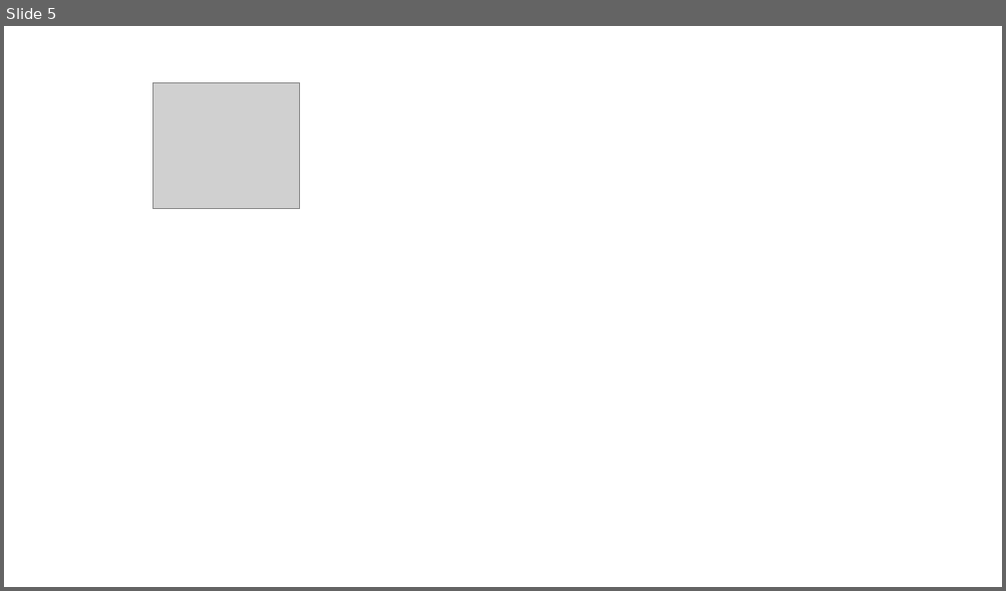
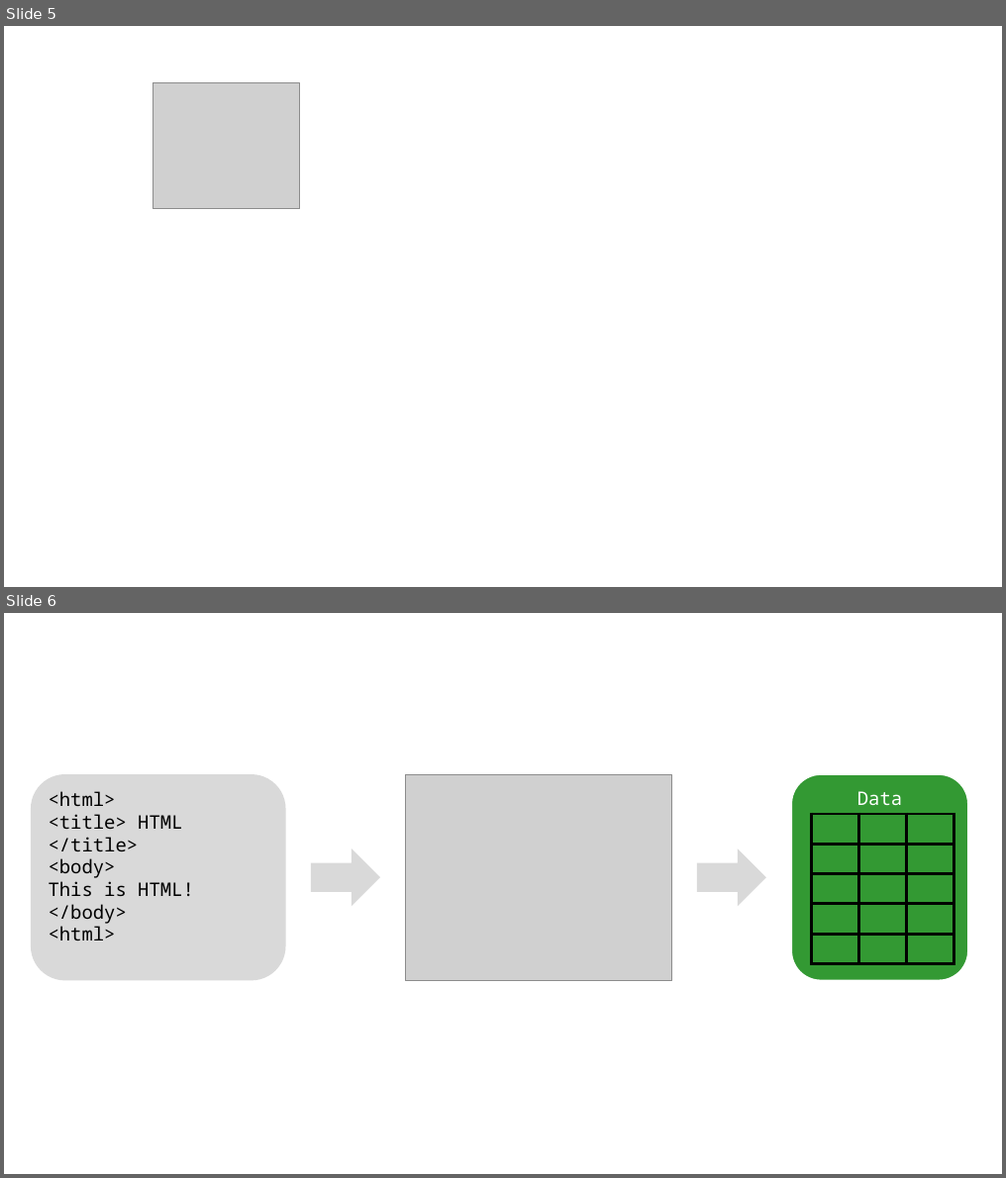
Before and after one commit to m-g-h/scrapurrr, a slide deck: vignettes/figures.pptx. Shown one above the other, each under a label of ours: slide 5 before the commit, slides 5 and 6 after it. The pictures are 1006x591 and 1006x1178 pixels, drawn with LibreOffice and Linux fonts; fonts in the diff are those of the drawing; grey boxes stand for pictures. Boxes give left, top, right and bottom in pixels: in the first picture for what was removed or moved away, otherwise in the second. Text is boxed around its words. In the diff, an @@ line names an element or a change of style, - is before the commit and + after.

```diff
--- a/vignettes/figures.pptx
+++ b/vignettes/figures.pptx
@@ slide 6 added at (x1=4, y1=613, x2=1002, y2=1174), background #FFFFFF @@
@@ rounded rectangle added at (x1=31, y1=774, x2=286, y2=981), fill #D9D9D9, 18 pt, text #000000 @@
+<html>
+<title> HTML </title>
+<body>
+This is HTML!
+</body>
+<html>
@@ picture added at (x1=405, y1=774, x2=672, y2=981) @@
@@ rounded rectangle added at (x1=792, y1=774, x2=968, y2=981), fill #339933, outline #FFFFFF 1.5 pt, 18 pt, text #FFFFFF @@
+Data
@@ table added at (x1=812, y1=814, x2=953, y2=964), 5 rows, 3 columns @@
+ |  | 
+ |  | 
+ |  | 
+ |  | 
+ |  | 
@@ right arrow added at (x1=311, y1=849, x2=380, y2=906), fill #D9D9D9 @@
@@ right arrow added at (x1=697, y1=849, x2=767, y2=906), fill #D9D9D9 @@
```
Also in this commit, not shown: 1 slide changed, 1 other slide added, 1 other file.
